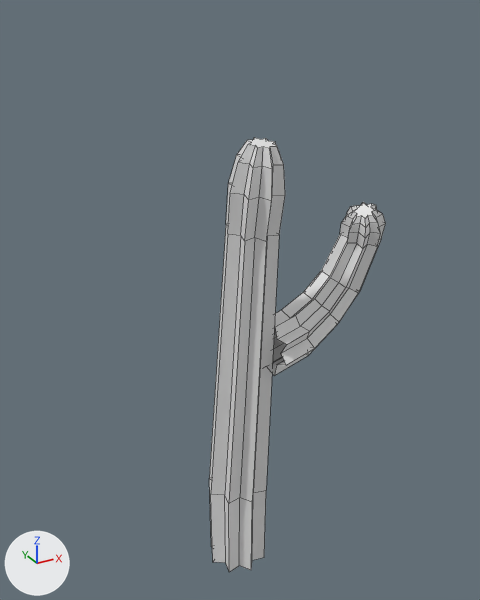
An edit to the FBX model ProyectoCoyote/Assets/models/props/cactus y piedras/cactus2.fbx, drawn before and after from the same camera.
The view is the same before and after, from a 50 mm camera at (-4.9, -8.41, 8.04) aimed at (0.2, 0.87, 3.4). The axes (+X, +Y, +Z) are drawn at lower left. The lights are the same throughout. The older version comes first. Mesh edges are drawn as thin lines. Materials are left out; every surface is plain grey.

Before the edit, the objects in view are built like this:
```python
me_cylinder_008 = bpy.data.meshes.new('Cylinder.008')
me_cylinder_008.from_pydata(...)  # 224 vertices, 194 faces; spans x -0.59..2.53, y -1.1..0.58, z -0.81..7.83
me_cylinder_008.materials.append(mat_cactus_002)
ob_cylinder_007 = bpy.data.objects.new('Cylinder.007', me_cylinder_008)
ob_cylinder_007.location = (0.18, 0.96, -1.58)
```
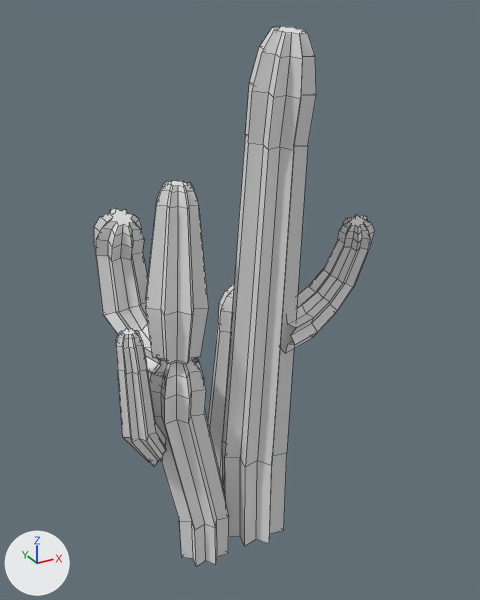
What differs and where, as boxes [x1, y1, x2, y2] in the pictures (480 x 600 px; the box of a moved part takes in the faces that stretch with it):
'Cylinder.007', reshaped, moved (58% wider, 24% taller): before [209, 137, 386, 572]; after [94, 26, 375, 566]
part 1 of me_cylinder_008, moved or reshaped: before [267, 202, 386, 376]; after [280, 214, 375, 353]
part 2 of me_cylinder_008, added: after [146, 180, 229, 566]
part 3 of me_cylinder_008, added: after [94, 209, 198, 388]
part 4 of me_cylinder_008, added: after [116, 329, 167, 466]
part 5 of me_cylinder_008, added: after [208, 284, 234, 485]

What changed in the scene script:
```text
Change me_cylinder_008:
    used by ob_cylinder_007; location = (0.18, 0.96, -1.58)
    remove me_cylinder_008.from_pydata(...)  # 224 vertices, 194 faces; spans x -0.59..2.53, y -1.1..0.58, z -0.81..7.83
    add me_cylinder_008.from_pydata(...)  # 736 vertices, 646 faces; spans x -2.31..1.78, y -1.1..2.16, z -1.04..7.83
    me_cylinder_008 part 1: the loose piece of 128 vertices spanning x 0.12..2.53, y -1.03..0.08, z 3.72..6.57 is scaled about its middle by 0.722, then moved by (-0.42, 0.05, -1.06)
    me_cylinder_008 part 2: a new loose piece of 176 vertices spanning x -1.82..-0.52, y -0.4..0.82, z -0.98..5.75
    me_cylinder_008 part 3: a new loose piece of 128 vertices spanning x -2.03..-0.94, y 0.02..2.16, z 2.35..5.08
    me_cylinder_008 part 4: a new loose piece of 112 vertices spanning x -2.31..-1.59, y -0.18..0.44, z 1.17..3.67
    me_cylinder_008 part 5: a new loose piece of 96 vertices spanning x -0.56..0.75, y 0.31..1.49, z -1.04..3.63
Change ob_cylinder_007:
    ob_cylinder_007.location: (0.18, 0.96, -1.58) -> (0.0, 0.0, 0.0)
```
